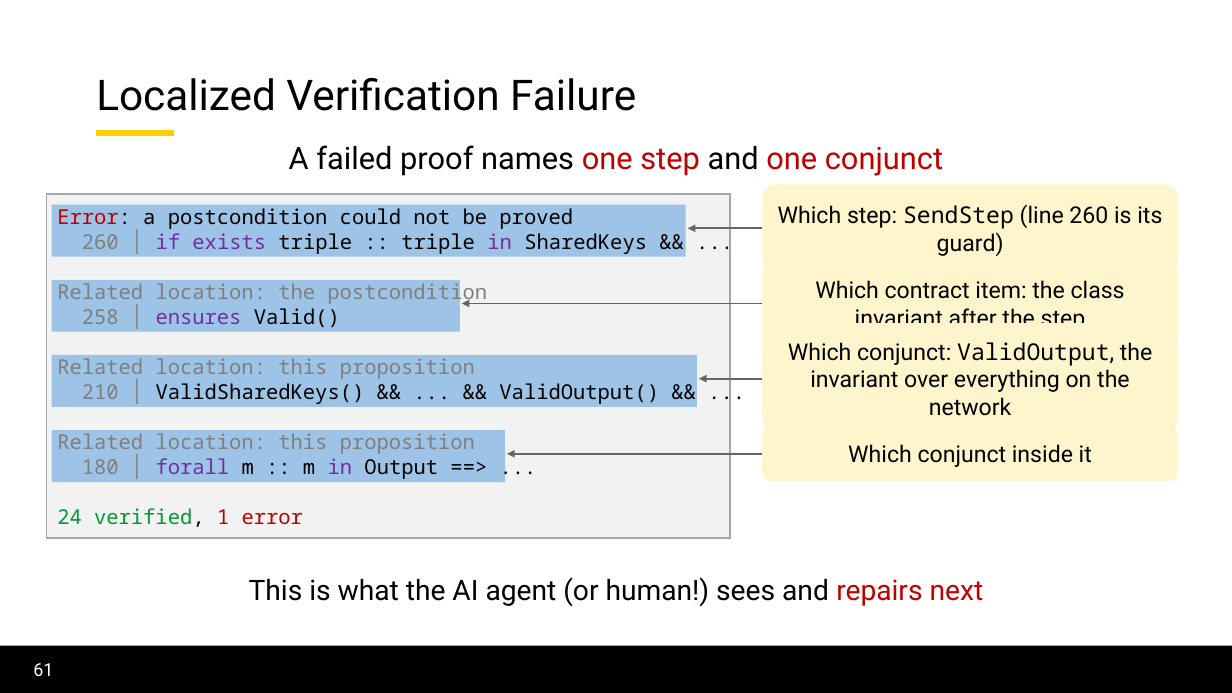
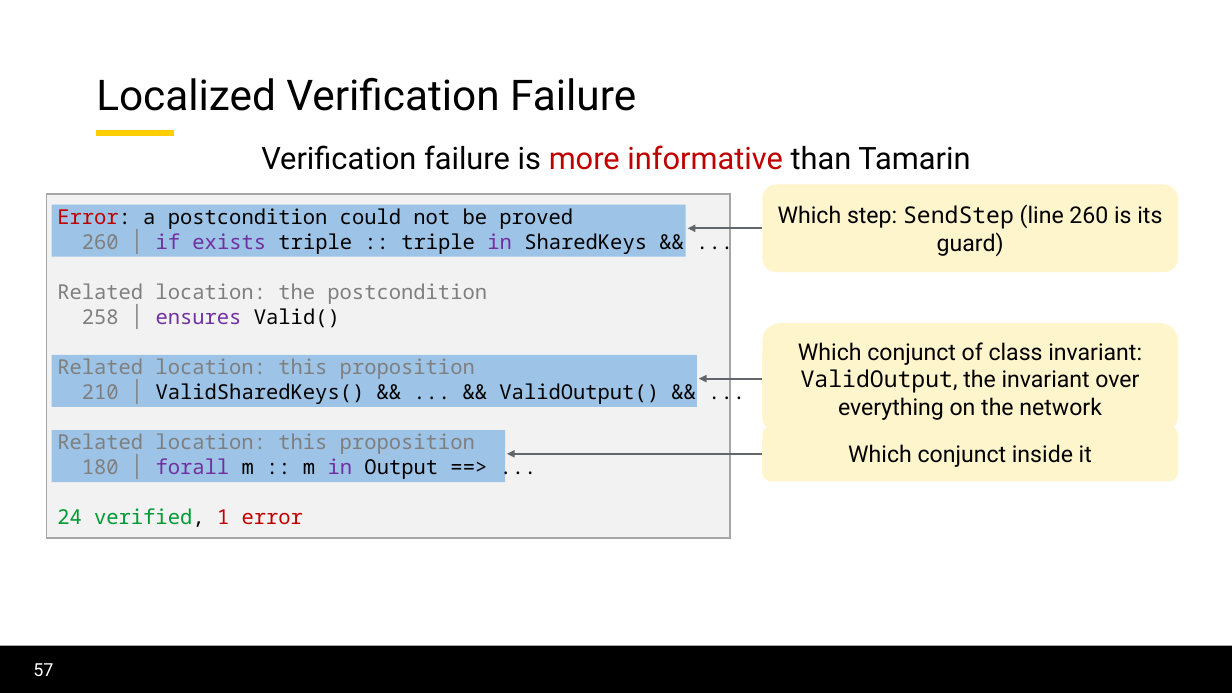
Before and after one commit to lorchrob/thesis_proposal_slides, a slide deck: slide 57 of slides.pptx (slide 61 before the commit). Drawn at 1232x693 pixels with LibreOffice and Linux fonts; fonts in the diff are those of the drawing; background and template pictures are left out. Boxes give left, top, right and bottom in pixels: in the first picture for what was removed or moved away, otherwise in the second. Text is boxed around its words. In the diff, an @@ line names an element or a change of style, - is before the commit and + after.

```diff
--- a/slides.pptx
+++ b/slides.pptx
@@ text added at [261, 145, 970, 170], 24 pt, text #000000 @@
+Verification failure is more informative than Tamarin
@@ text removed at [289, 145, 943, 176] @@
-A failed proof names one step and one conjunct
@@ rounded rectangle removed at [762, 260, 1178, 348] @@
-Which contract item: the class invariant after the step
@@ rectangle removed at [52, 280, 460, 332] @@
@@ arrow removed from (762, 303) to (462, 303) @@
@@ text in rounded rectangle at [798, 342, 1142, 420]: text changed @@
-Which conjunct: ValidOutput, the invariant over everything on the network
+Which conjunct of class invariant: ValidOutput, the invariant over everything on the network
@@ text removed at [249, 577, 984, 607] @@
-This is what the AI agent (or human!) sees and repairs next
@@ page number at [33, 663, 53, 676]: text changed @@
-61
+57
```
Also in this commit, not shown: 51 other slides changed, 7 slides added, 9 slides removed.
